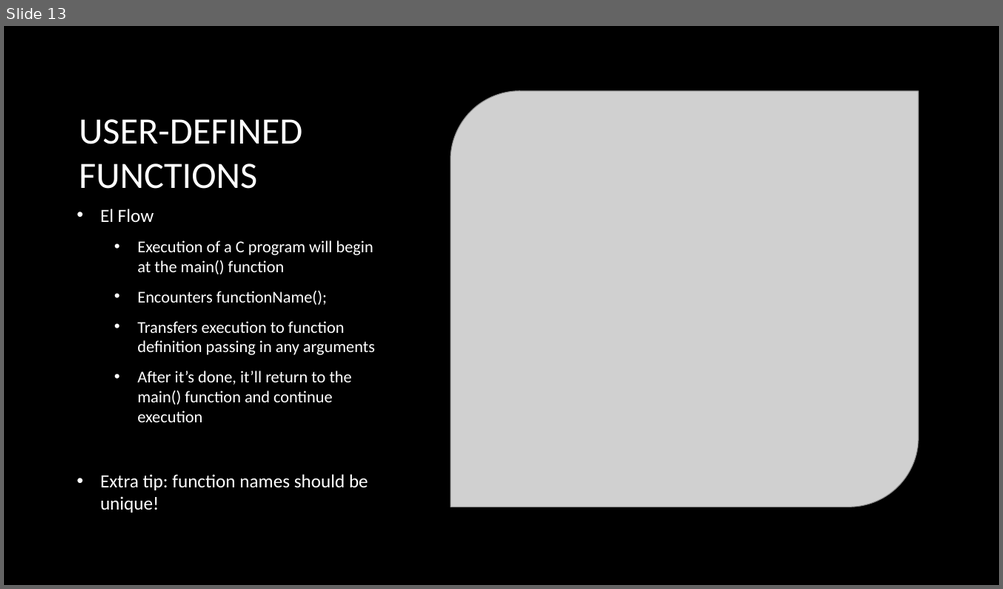
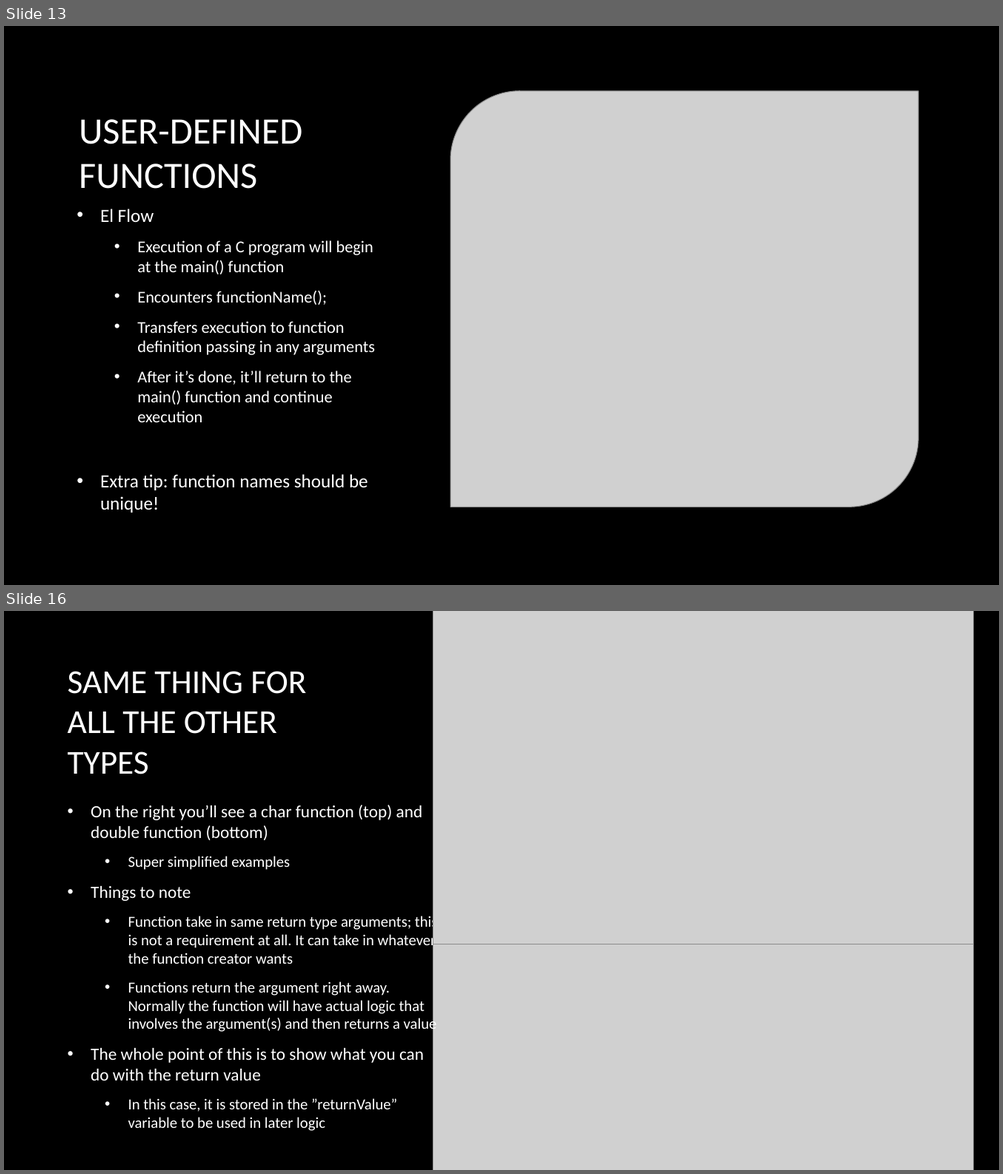
Before and after one commit to fopineda/C-Class, a slide deck: C-Course/Slides/Section8-Functions.pptx. Shown one above the other, each under a label of ours: slide 13 before the commit, slides 13 and 16 after it; the slides between them are not shown. The pictures are 1003x589 and 1003x1174 pixels, drawn with LibreOffice and Linux fonts; fonts in the diff are those of the drawing; grey boxes stand for pictures; background and template pictures are left out. Boxes give left, top, right and bottom in pixels: in the first picture for what was removed or moved away, otherwise in the second. Text is boxed around its words. In the diff, an @@ line names an element or a change of style, - is before the commit and + after.

Commit message:
Finished Section8-Functions

```diff
--- a/C-Course/Slides/Section8-Functions.pptx
+++ b/C-Course/Slides/Section8-Functions.pptx
@@ slide 16 added at (x1=4, y1=611, x2=999, y2=1170), background picture (left out) @@
@@ picture added at (x1=433, y1=611, x2=973, y2=945) @@
@@ title added at (x1=68, y1=671, x2=306, y2=775), 32.4 pt, text #FFFFFF @@
+SAME THING FOR ALL THE OTHER TYPES
@@ text added at (x1=91, y1=805, x2=438, y2=1131), 14.8 pt, text #FFFFFF @@
+• On the right you’ll see a char function (top) and double function (bottom)
+  • Super simplified examples
+• Things to note
+  • Function take in same return type arguments; this is not a requirement at all. It can take in whatever the function creator wants
+  • Functions return the argument right away. Normally the function will have actual logic that involves the argument(s) and then returns a value
+• The whole point of this is to show what you can do with the return value
+  • In this case, it is stored in the ”returnValue” variable to be used in later logic
@@ picture added at (x1=433, y1=854, x2=973, y2=1170) @@
```
Also in this commit, not shown: 3 slides changed, 1 other slide added, 1 slide removed, 7 other files.
